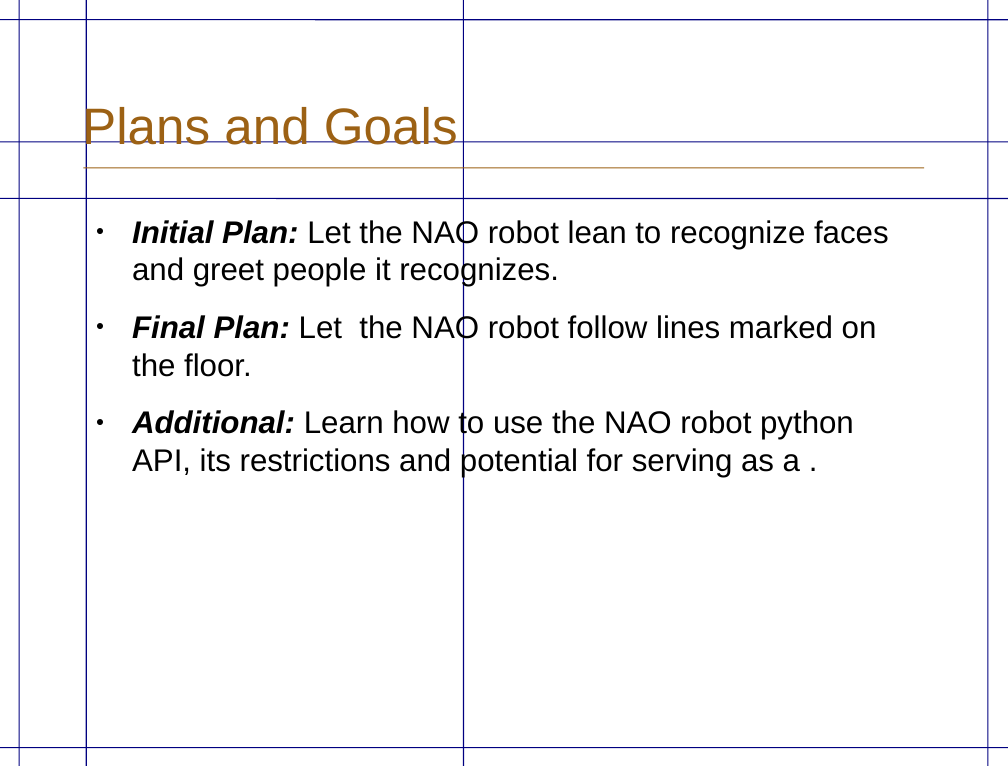
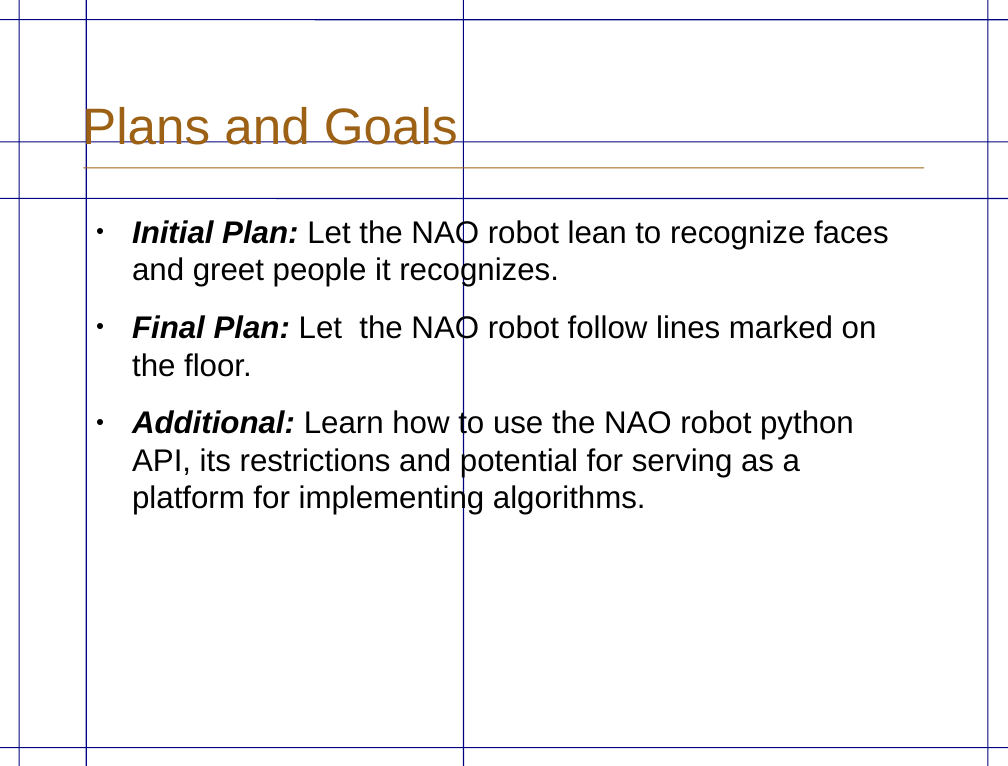
Before and after one commit to TabTabTab/NaoPresentation, a slide deck: slide 2 of NAOPresentation.odp (slide 4 before the commit). Drawn at 1008x766 pixels with LibreOffice and Linux fonts; fonts in the diff are those of the drawing; background and template pictures are left out. Boxes give left, top, right and bottom in pixels: in the first picture for what was removed or moved away, otherwise in the second. Text is boxed around its words. In the diff, an @@ line names an element or a change of style, - is before the commit and + after.

```diff
--- a/NAOPresentation.odp
+++ b/NAOPresentation.odp
@@ text at bbox=[132, 409, 854, 515]: text changed @@
-● Additional: Learn how to use the NAO robot python API, its restrictions and potential for serving as a .
+● Additional: Learn how to use the NAO robot python API, its restrictions and potential for serving as a platform for implementing algorithms.
```
Also in this commit, not shown: 2 other slides changed, 2 slides removed, 1 other file.
